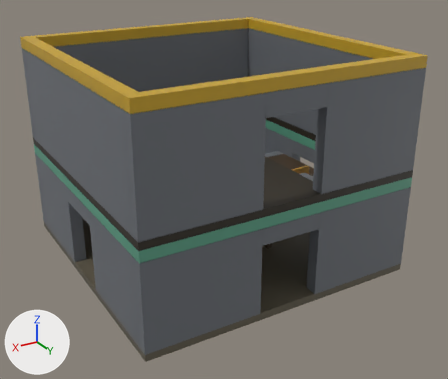
Renders of the FBX model Assets/_Project/Art/Models/Castle/MedievalStairUp.fbx from each side of a commit.
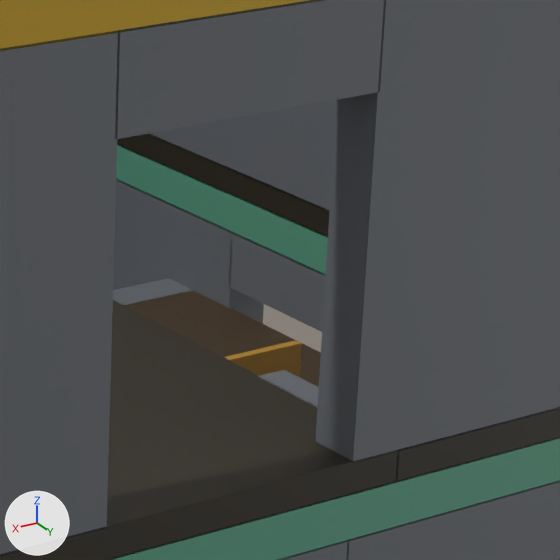
There are two pictures of each version: one whole from a camera (50 mm lens) standing at (12.55, 22.13, 13.77) and looking at (-0.21, 0.86, 3.14), one close up on the part from 53% to 83% of the width and 22% to 57% of the height. Lighting does not change. The marker at lower left points along +X, +Y and +Z. The last two pictures show the newer version.

The first close-up shows 'MedievalStairUp'.
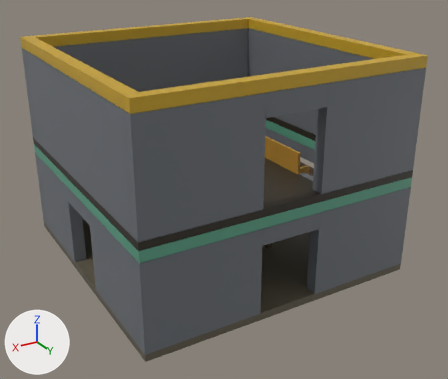
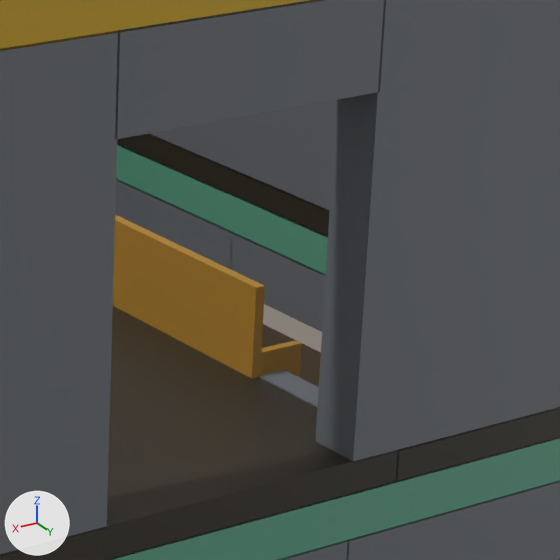
Pixel boxes [x1, y1, x2, y2] of what changed, in the close-ups (560 x 560 px):
part 1 of me_medievalstairupmesh, added (brown)
    after: [113, 215, 265, 378]

What the commit changed:
me_medievalstairupmesh is used by ob_medievalstairup; location (0.0, 0.0, 0.0).
me_medievalstairupmesh had 528 vertices, 386 faces and spanned x -6.01..6.01, y -6.01..6.01, z -0.01..9.21.
me_medievalstairupmesh now has 544 vertices, 398 faces and spans x -6.01..6.01, y -6.01..6.01, z -0.01..9.21.
me_medievalstairupmesh part 1: a new loose piece, a box spanning x -1.81..-1.71, y -4.29..4.01, z 4.59..5.51, in mat_medievalstairup_bronze (picture img_plunderspellpalette_png).
Other edits to the shape of me_medievalstairupmesh do not show in these pictures.
